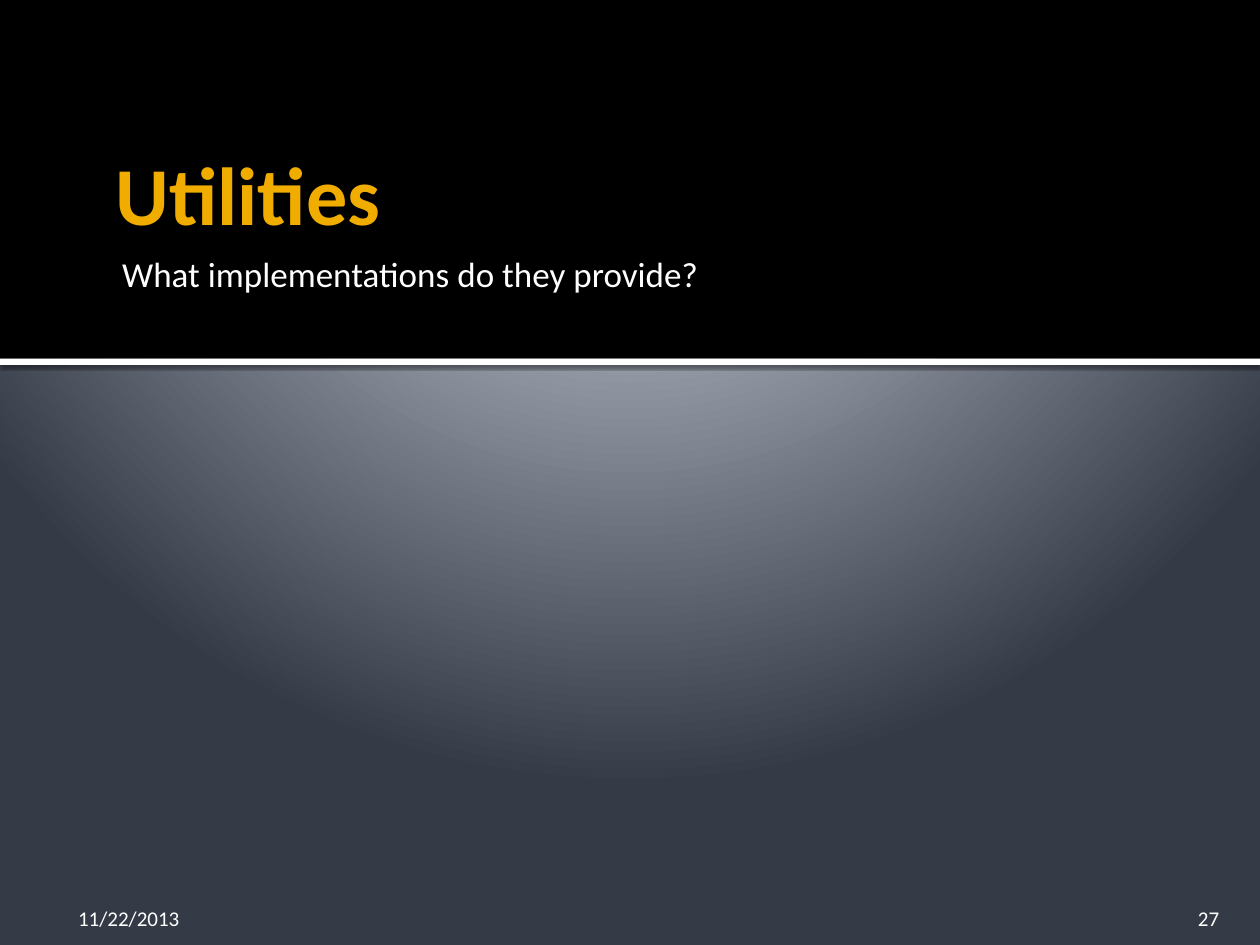
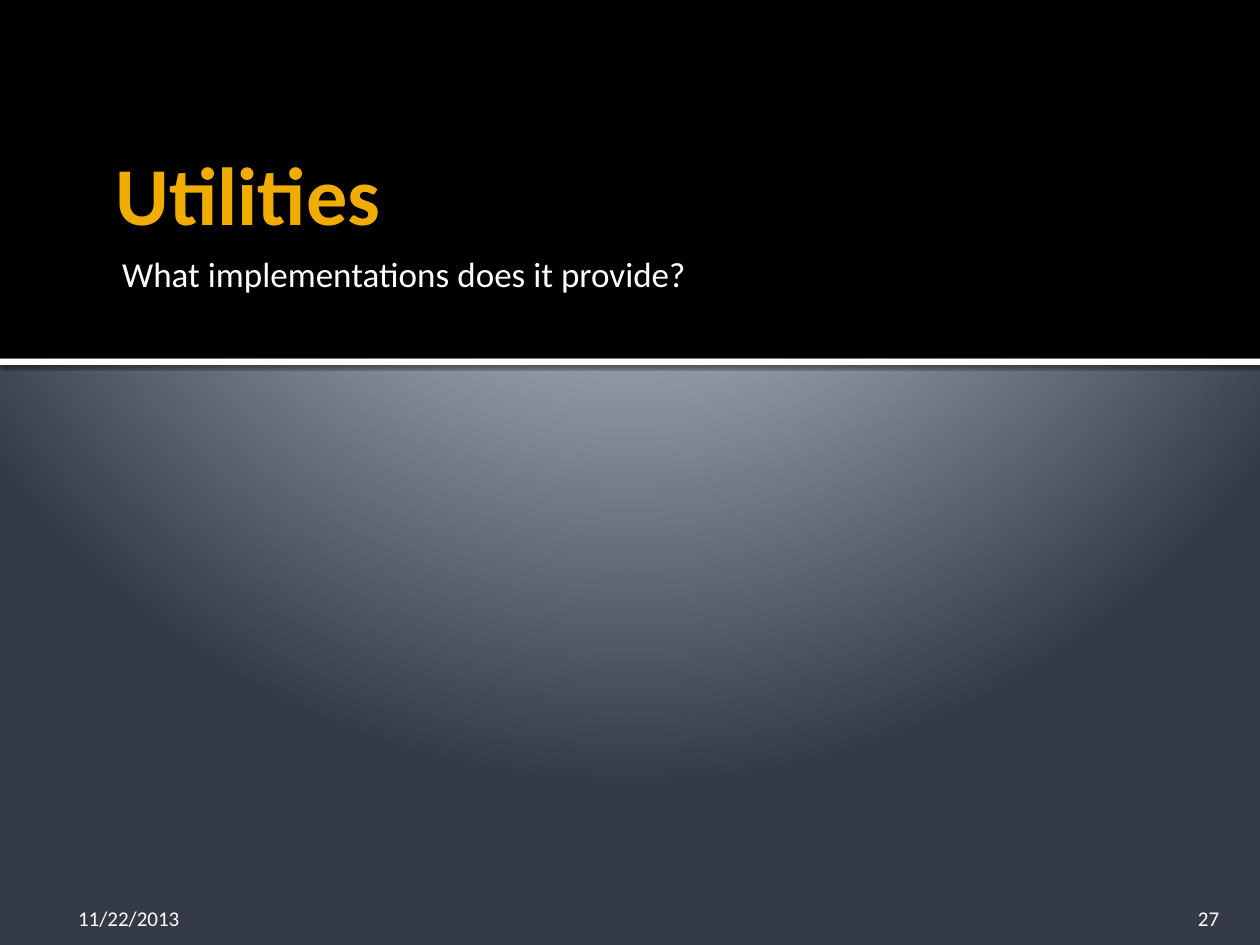
Before and after one commit to cmake-basis/legacy, a slide deck: slide 27 of doc/BASIS_Introduction.pptx. Drawn at 1260x945 pixels with LibreOffice and Linux fonts; fonts in the diff are those of the drawing. Boxes give left, top, right and bottom in pixels: in the first picture for what was removed or moved away, otherwise in the second. Text is boxed around its words. In the diff, an @@ line names an element or a change of style, - is before the commit and + after.

Commit message:
Issue #237, major update to BASIS_Introduction.pptx, improving wording and updating reference plus version information to new git location.

```diff
--- a/doc/BASIS_Introduction.pptx
+++ b/doc/BASIS_Introduction.pptx
@@ text at <box>122,262,685,293</box>: text changed @@
-What implementations do they provide?
+What implementations does it provide?
```
Also in this commit, not shown: 10 other slides changed, 4 slides added.
